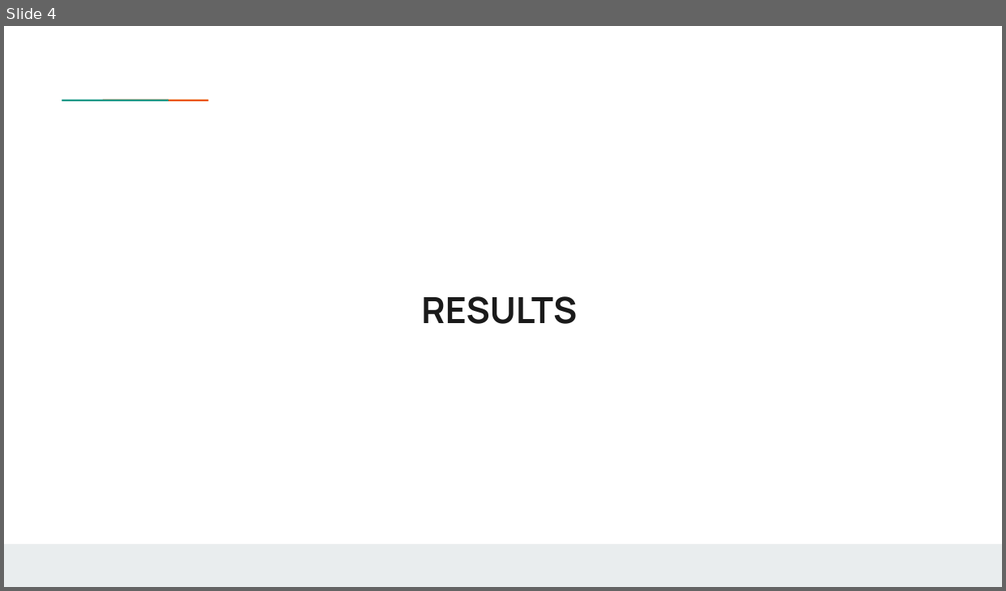
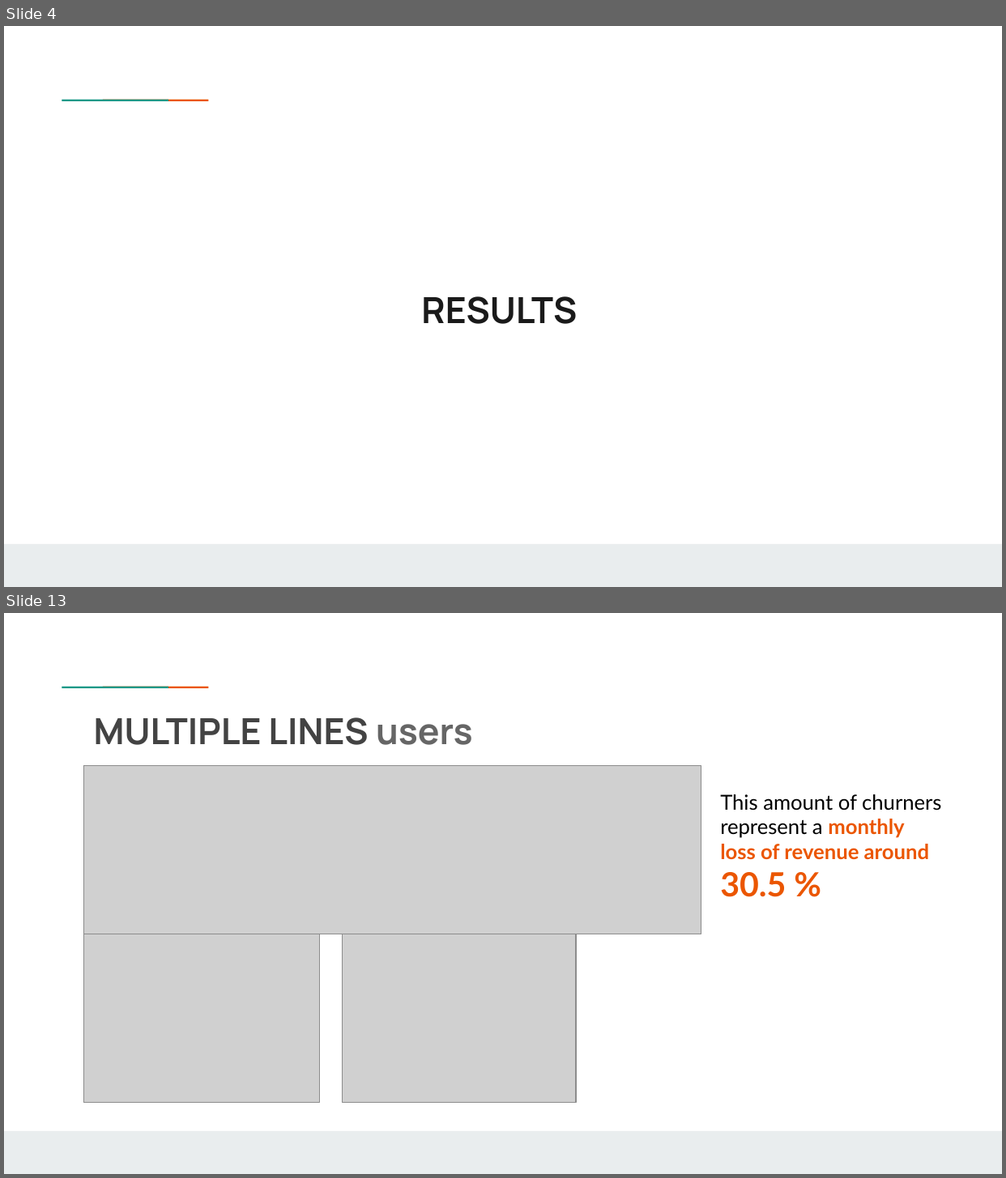
Before and after one commit to weinerkervens/churn_analysis, a slide deck: presentation.pptx. Shown one above the other, each under a label of ours: slide 4 before the commit, slides 4 and 13 after it; the slides between them are not shown. The pictures are 1006x591 and 1006x1178 pixels, drawn with LibreOffice and Linux fonts; fonts in the diff are those of the drawing; grey boxes stand for pictures; background and template pictures are left out. Boxes give left, top, right and bottom in pixels: in the first picture for what was removed or moved away, otherwise in the second. Text is boxed around its words. In the diff, an @@ line names an element or a change of style, - is before the commit and + after.

```diff
--- a/presentation.pptx
+++ b/presentation.pptx
@@ slide 13 added at (4,613,1002,1174), background #FFFFFF; not listed: 3 template elements that a slide beside it also shows @@
@@ title added at (94,717,473,745), 26 pt, text #434343, bold @@
+MULTIPLE LINES users
@@ picture added at (84,765,701,935) @@
@@ text added at (720,794,941,897), 15 pt, text #EB5600, bold @@
+This amount of churners represent a monthly loss of revenue around 30.5 %
@@ picture added at (84,935,319,1103) @@
@@ picture added at (343,935,576,1103) @@
```
Also in this commit, not shown: 3 slides changed, 24 other slides added, 13 other files.
